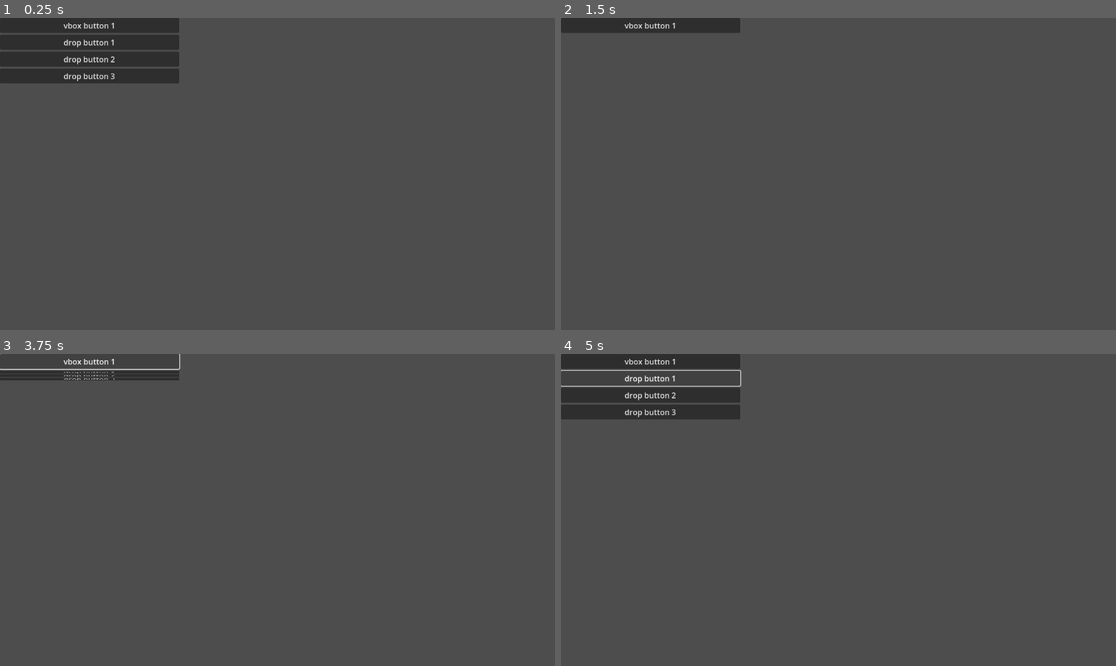
Above: before the commit, frames 1-4 (two rows, left to right).
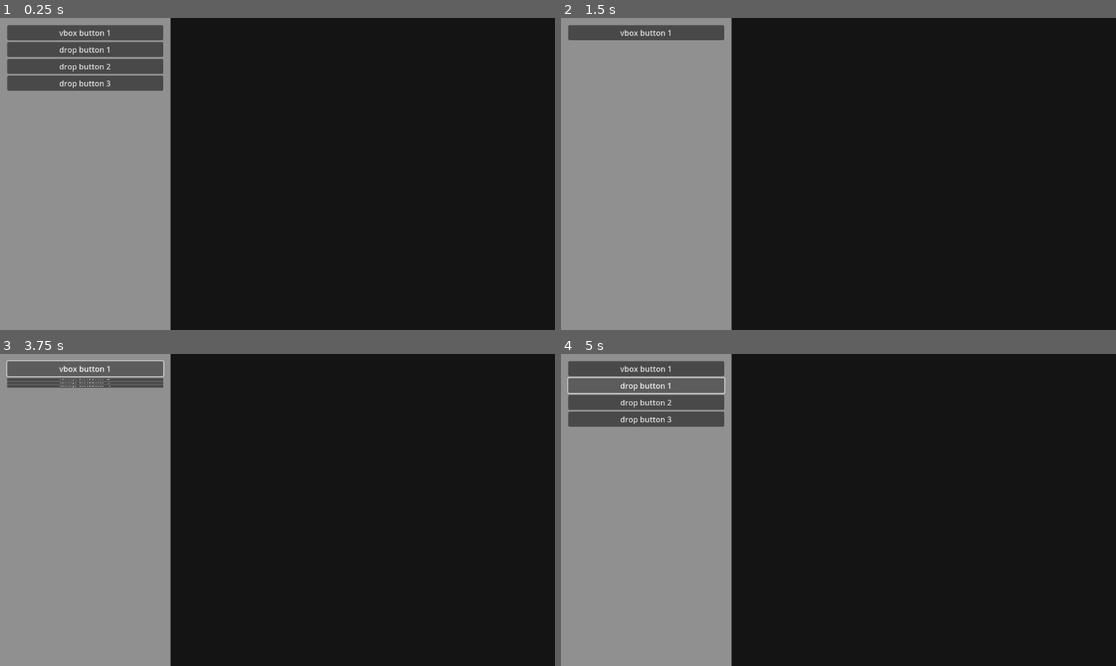
Above: after the commit, the same moments.

Repository: hud987/B2BSaaSSimulator
Game: Godot game, scene res://Scenes/menu_item.tscn
The game is run twice, just before and just after one commit, with the same random seed, the same clock (stepped at 60 frames per second) and the same inputs.
Inputs:
- Up to frame 1 (0.25 s): no input
- Up to frame 2 (1.5 s): click "vbox button 1" at 0.5 s; click "drop button 1" at 1.25 s
- Up to frame 3 (3.75 s): click "drop button 2" at 2 s; click "drop button 3" at 2.75 s; click "vbox button 1" at 3.5 s
- Up to frame 4 (5 s): click "drop button 1" at 4.25 s

The runs differ from the first frame. In frame 1, 99% of the frame differs, in the area x 0-100%, y 0-100%; in frame 2, 99%; in frame 3, 99%; in frame 4, 98%.

Commit message:
starting grid

Diff:
--- a/Scenes/expandable_vbox.gd
+++ b/Scenes/expandable_vbox.gd
@@ -5,11 +5,9 @@
 @export var transition_type : Tween.TransitionType
 
 func _on_button_pressed() -> void:
-	print("_on_button_pressed")
 	self.expand()
 
 func expand() -> void:
-	print("is_expanded: ", is_expanded)
 	if is_expanded:
 		set_tween("scale", Vector2(1,0), time)
 	else:
--- a/Scenes/menu_item.gd
+++ b/Scenes/menu_item.gd
@@ -1,11 +1,9 @@
 extends Control
-
 
 # Called when the node enters the scene tree for the first time.
 func _ready():
 	pass # Replace with function body.
 
-
 # Called every frame. 'delta' is the elapsed time since the previous frame.
 func _process(delta):
 	pass
--- a/Scenes/menu_item.tscn
+++ b/Scenes/menu_item.tscn
@@ -3,55 +3,66 @@
 [ext_resource type="Script" uid="uid://orylc345fkhm" path="res://Scenes/menu_item.gd" id="1_jv1tv"]
 [ext_resource type="Script" uid="uid://c74qg52ifw1ur" path="res://Scenes/expandable_vbox.gd" id="2_el436"]
 
-[node name="MenuItem" type="Control"]
+[node name="B2BSaaSSimulator" type="Control"]
 layout_mode = 3
 anchors_preset = 0
 script = ExtResource("1_jv1tv")
 
-[node name="VBoxContainer" type="VBoxContainer" parent="."]
+[node name="Grid" type="Control" parent="."]
+anchors_preset = 0
+offset_right = 40.0
+offset_bottom = 40.0
+
+[node name="ColorRect" type="ColorRect" parent="Grid"]
 layout_mode = 0
-offset_right = 372.0
-offset_bottom = 244.0
+offset_left = -149.0
+offset_top = -87.0
+offset_right = 1311.0
+offset_bottom = 786.0
+color = Color(0.080783345, 0.080783345, 0.080783345, 1)
 
-[node name="Button" type="Button" parent="VBoxContainer"]
+[node name="Menu" type="Control" parent="."]
+anchors_preset = 0
+offset_right = 40.0
+offset_bottom = 40.0
+
+[node name="ColorRect" type="ColorRect" parent="Menu"]
+layout_mode = 0
+offset_right = 354.0
+offset_bottom = 648.0
+color = Color(0.5649617, 0.5649616, 0.5649616, 1)
+
+[node name="MarginContainer2" type="MarginContainer" parent="Menu"]
+custom_minimum_size = Vector2(50, 50)
+layout_mode = 0
+offset_left = 15.0
+offset_top = 15.0
+offset_right = 339.0
+offset_bottom = 197.0
+
+[node name="VboxButton1" type="VBoxContainer" parent="Menu/MarginContainer2"]
+layout_mode = 2
+
+[node name="Button" type="Button" parent="Menu/MarginContainer2/VboxButton1"]
 layout_mode = 2
 text = "vbox button 1"
 
-[node name="ExpandableVbox" type="VBoxContainer" parent="VBoxContainer"]
+[node name="ExpandableVbox" type="VBoxContainer" parent="Menu/MarginContainer2/VboxButton1"]
 layout_mode = 2
 script = ExtResource("2_el436")
 time = 0.5
 transition_type = 7
 
-[node name="DropButton1" type="Button" parent="VBoxContainer/ExpandableVbox"]
+[node name="DropButton1" type="Button" parent="Menu/MarginContainer2/VboxButton1/ExpandableVbox"]
 layout_mode = 2
 text = "drop button 1"
 
-[node name="DropButton2" type="Button" parent="VBoxContainer/ExpandableVbox"]
+[node name="DropButton2" type="Button" parent="Menu/MarginContainer2/VboxButton1/ExpandableVbox"]
 layout_mode = 2
 text = "drop button 2"
 
-[node name="DropButton3" type="Button" parent="VBoxContainer/ExpandableVbox"]
+[node name="DropButton3" type="Button" parent="Menu/MarginContainer2/VboxButton1/ExpandableVbox"]
 layout_mode = 2
 text = "drop button 3"
 
-[node name="MarginContainer" type="MarginContainer" parent="."]
-visible = false
-layout_mode = 0
-offset_right = 40.0
-offset_bottom = 40.0
-
-[node name="Button" type="Button" parent="MarginContainer"]
-layout_mode = 2
-text = "hbox button 1"
-
-[node name="MarginContainer" type="MarginContainer" parent="MarginContainer"]
-layout_mode = 2
-
-[node name="HBoxContainer" type="HBoxContainer" parent="MarginContainer/MarginContainer"]
-layout_mode = 2
-
-[node name="Label" type="Label" parent="MarginContainer/MarginContainer/HBoxContainer"]
-layout_mode = 2
-
-[connection signal="pressed" from="VBoxContainer/Button" to="VBoxContainer/ExpandableVbox" method="_on_button_pressed"]
+[connection signal="pressed" from="Menu/MarginContainer2/VboxButton1/Button" to="Menu/MarginContainer2/VboxButton1/ExpandableVbox" method="_on_button_pressed"]
